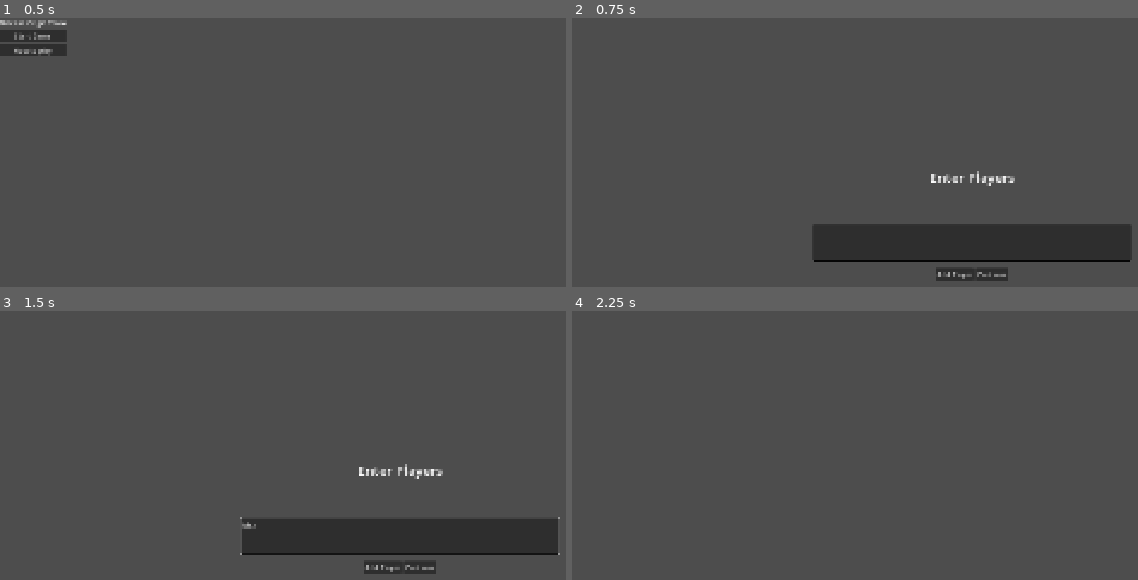
Above: before the commit, frames 1-4 (two rows, left to right).
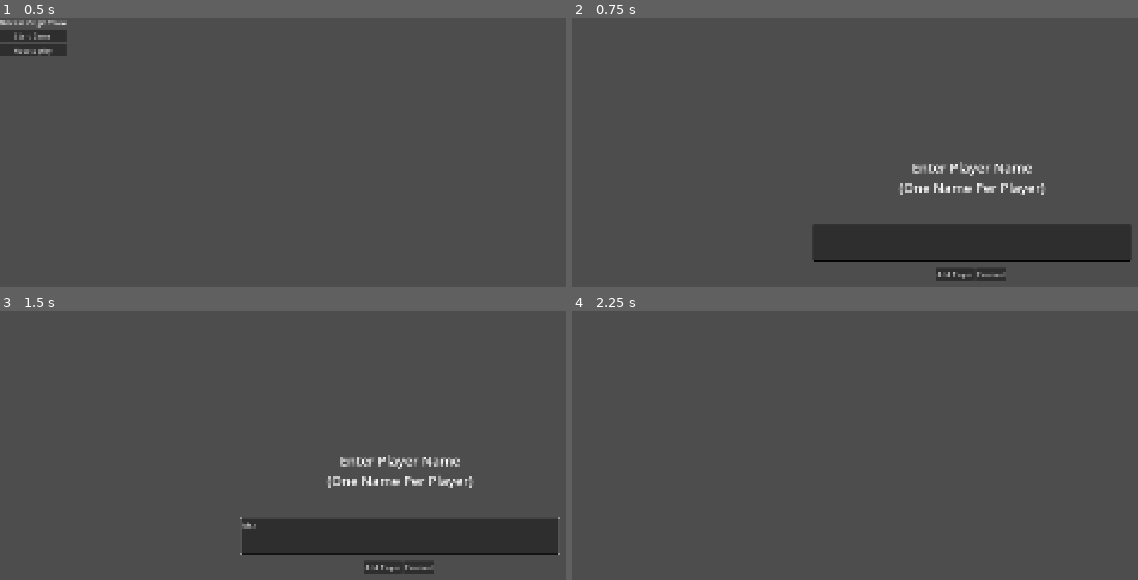
Above: after the commit, the same moments.

Repository: cisc-3667-fall-2026/Group-Project-2
Game: Godot game, scene res://scenes/MainMenu.tscn
The game is run twice, just before and just after one commit, with the same random seed, the same clock (stepped at 60 frames per second) and the same inputs.
Inputs (mouse positions are in pixels of both pictures, inside the frame that each line leads up to):
- Up to frame 1 (0.5 s): no input
- Up to frame 2 (0.75 s): click "Start Game" at 0.5 s
- Up to frame 3 (1.5 s): click (401, 536) at 1.27 s; type "Alex" at 1.35 s
- Up to frame 4 (2.25 s): click "Continue" (after the commit: "Finished") at 2 s

Frame 1 is identical in both runs. In frame 2, 1.3% of the frame differs, in the area x 57-84%, y 53-98%; in frame 3, 1.3%; in frame 4, nothing differs.

Commit message:
change: made setup instructions clearer

Diff:
--- a/scenes/Setup.tscn
+++ b/scenes/Setup.tscn
@@ -28,7 +28,8 @@
 offset_bottom = -75.0
 grow_horizontal = 2
 grow_vertical = 2
-text = "Enter Players"
+text = "Enter Player Name
+(One Name Per Player)"
 label_settings = SubResource("LabelSettings_xrivr")
 horizontal_alignment = 1
 vertical_alignment = 1
@@ -67,7 +68,7 @@
 
 [node name="ContinueButton" type="Button" parent="Control/Buttons" unique_id=2032187217]
 layout_mode = 2
-text = "Continue"
+text = "Finished"
 
 [node name="PlayerList" type="Control" parent="." unique_id=455012572]
 layout_mode = 3
